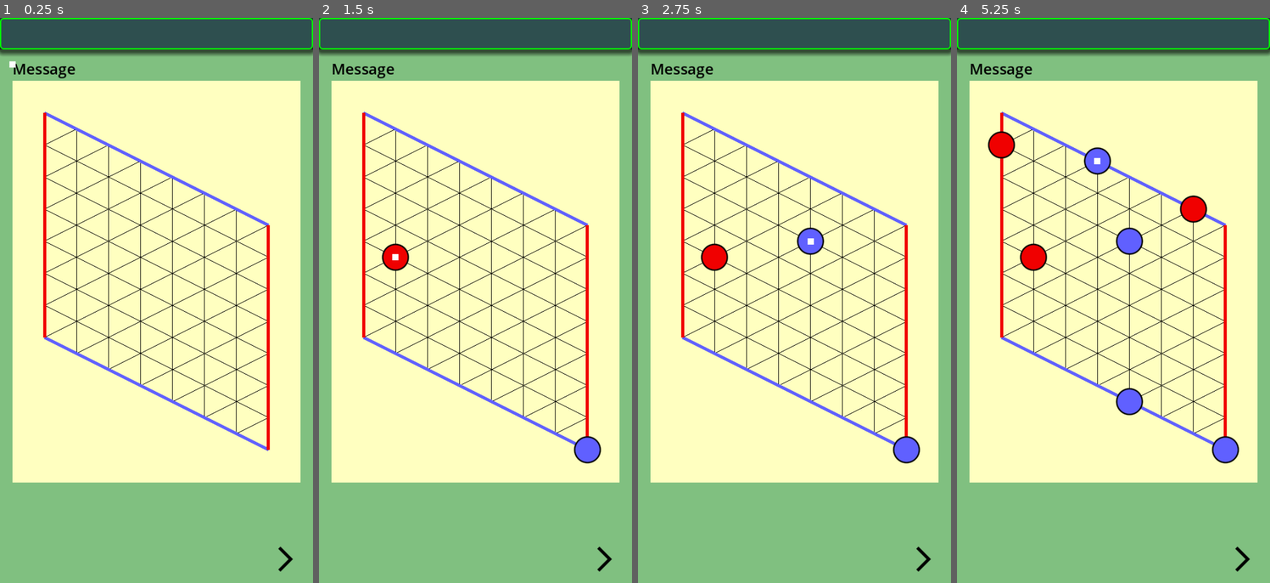
Above: before the commit, frames 1-4 (left to right).
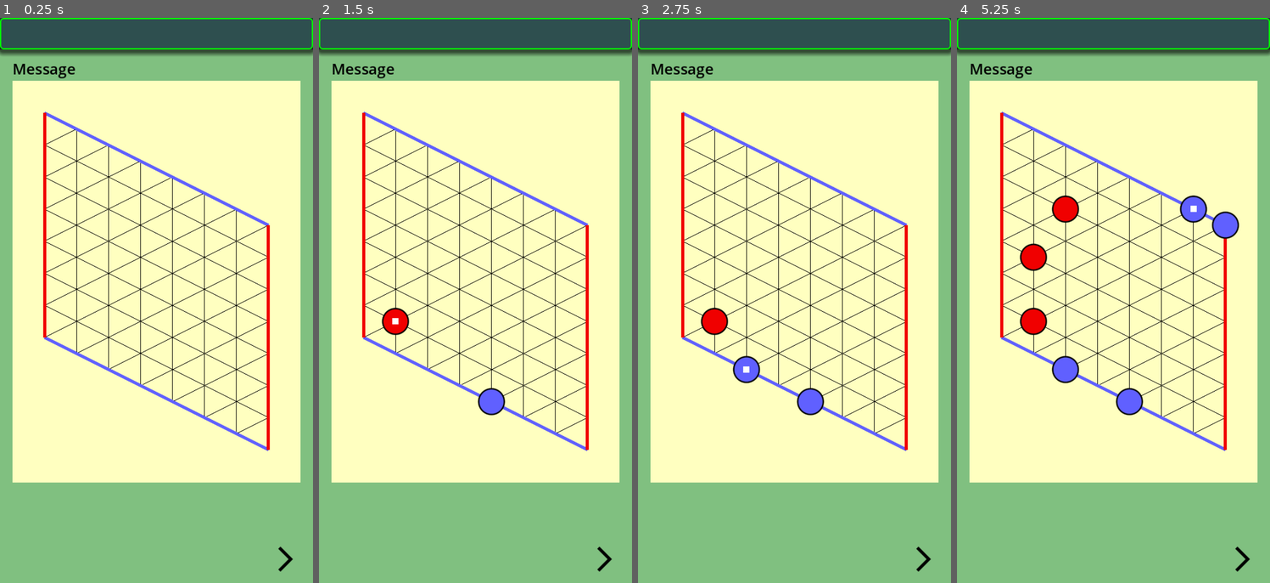
Above: after the commit, the same moments.

Repository: vivisuke/HexGame
Game: Godot game, scene res://main.tscn
The game is run twice, just before and just after one commit, with the same random seed, the same clock (stepped at 60 frames per second) and the same inputs.
Inputs (mouse positions are in pixels of both pictures, inside the frame that each line leads up to):
- Up to frame 1 (0.25 s): no input
- Up to frame 2 (1.5 s): click (603, 560) at 0.5 s; click (603, 560) at 1.25 s
- Up to frame 3 (2.75 s): click (922, 560) at 2 s
- Up to frame 4 (5.25 s): tap Enter at 2.75, 4.25 s; tap Space at 3.5, 5 s

The runs differ from the first frame. In frame 1, less than 0.1% of the frame differs, in the area x 2-6%, y 7-9%; in frame 2, 1.3%; in frame 3, 2.0%; in frame 4, 2.9%, in the area x 9-91%, y 20-79%.

Commit message:
0025 ◎ C 01/24 01/24 0.001│問題│初期状態：左上番外に白矩形が表示されている

Diff:
--- a/hexgame/scripts/Board.gd
+++ b/hexgame/scripts/Board.gd
@@ -16,6 +16,7 @@
 var m_cells : PackedByteArray
 var m_visited : PackedByteArray		# 0 for 未探索 or 空欄、1以上 for 島id
 var m_dist : PackedByteArray		# 0 for 未探索、1以上 for 距離+1
+var m_path : PackedByteArray		# 1以上：最短パス
 var m_ter_lst : PackedByteArray		# 末端位置リスト
 var m_next_ter : PackedByteArray	# 次の末端位置リスト
 
@@ -26,6 +27,7 @@
 	m_cells.fill(WALL)
 	m_visited.resize(ARY_SIZE)
 	m_dist.resize(ARY_SIZE)
+	m_path.resize(ARY_SIZE)
 	for y in range(N_HORZ):
 		for x in range(N_HORZ):
 			m_cells[xyToIndex(x, y)] = EMPTY
@@ -133,7 +135,6 @@
 	if m_next_ter.is_empty(): return
 	m_ter_lst = m_next_ter.duplicate()
 	BFS_sub(dist+1, col)
-
 func BFS(x, y):		# (x, y) から幅優先探索
 	m_dist.fill(0)
 	var ix = xyToIndex(x, y)
@@ -141,8 +142,20 @@
 	var col = m_cells[ix]
 	m_ter_lst = [ix]
 	BFS_sub(2, col)
-
 	pass
+func min_dist_y(x):
+	var mnv = 9999
+	var mny = -1
+	for y in range(N_HORZ):
+		var ix = xyToIndex(x, y)
+		if m_dist[ix] != 0 && m_dist[ix] < mnv:
+			mnv = m_dist[ix]
+			mny = y
+	return mny
+func get_shortest_path(red):
+	m_path.fill(0)
+	if red:
+		var y = min_dist_y(0)
 func _ready():
 	pass # Replace with function body.
 func _process(delta):
--- a/hexgame/scripts/board_rect.gd
+++ b/hexgame/scripts/board_rect.gd
@@ -13,6 +13,7 @@
 
 var bd
 var put_pos = Vector2(-1, -1)
+var view_path = false			# bd.m_dist != 0 部分強調
 
 # Called when the node enters the scene tree for the first time.
 func _ready():
@@ -59,9 +60,19 @@
 			if col != Board.EMPTY:
 				draw_stone(x, y, col == Board.BLACK)
 	# 着手箇所強調
-	var p = vec2ToPos(put_pos)
-	#draw_circle(p, CELL_WD*0.1, Color.WHITE)
-	draw_rect(Rect2(p-Vector2(5, 5), Vector2(10, 10)), Color.WHITE)
+	if put_pos.x >= 0:
+		var p = vec2ToPos(put_pos)
+		#draw_circle(p, CELL_WD*0.1, Color.WHITE)
+		draw_rect(Rect2(p-Vector2(5, 5), Vector2(10, 10)), Color.WHITE)
+	#
+	if view_path:
+		for y in range(BWD):
+			for x in range(BWD):
+				var ix = bd.xyToIndex(x, y)
+				if bd.m_dist[ix] != 0:
+					var p = xyToPos(x, y)
+					#draw_circle(p, CELL_WD*0.1, Color.WHITE)
+					draw_rect(Rect2(p-Vector2(5, 5), Vector2(10, 10)), Color.WHITE)
 	pass
 
 # Called every frame. 'delta' is the elapsed time since the previous frame.
--- a/hexgame/scripts/main.gd
+++ b/hexgame/scripts/main.gd
@@ -5,7 +5,7 @@
 var game_over = false
 
 func _ready():
-	seed(0)
+	#seed(0)
 	bd = Board.new()
 	$BoardRect.bd = bd
 	#bd.put_black(0, 1)
@@ -50,6 +50,7 @@
 		#bd.print_visited()
 		bd.BFS(pos.x, pos.y)
 		bd.print_dist()
+		$BoardRect.view_path = true
 		return
 	bd.BFS(pos.x, pos.y)
 	bd.print_dist()
Not shown, changed: HexGame.spr
